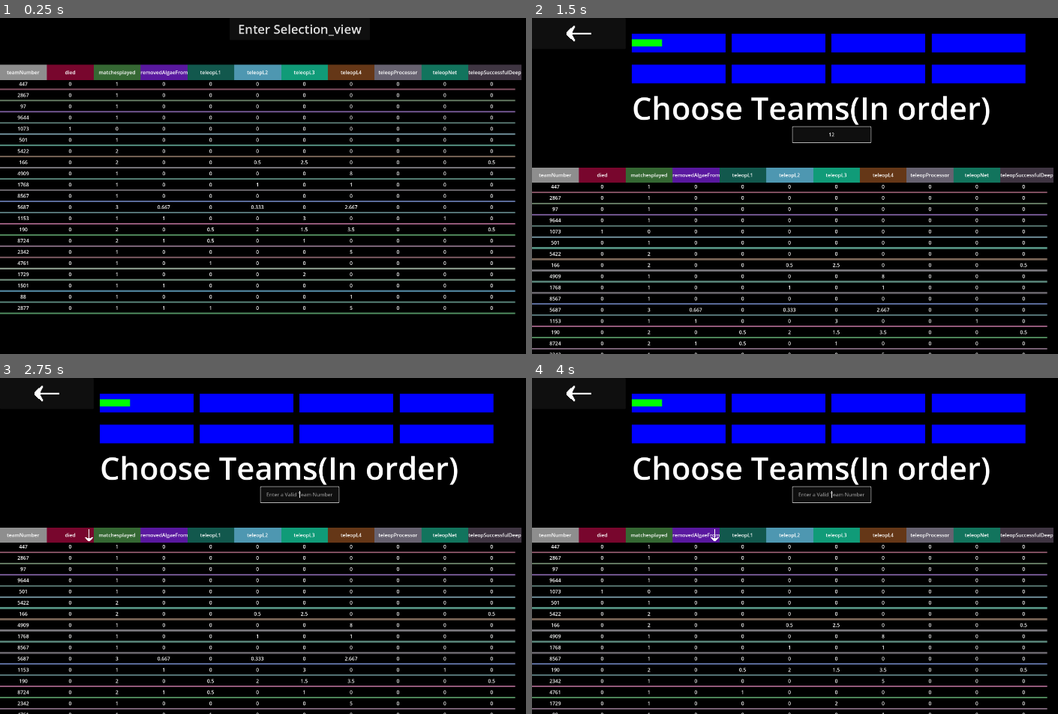
Above: before the commit, frames 1-4 (two rows, left to right).
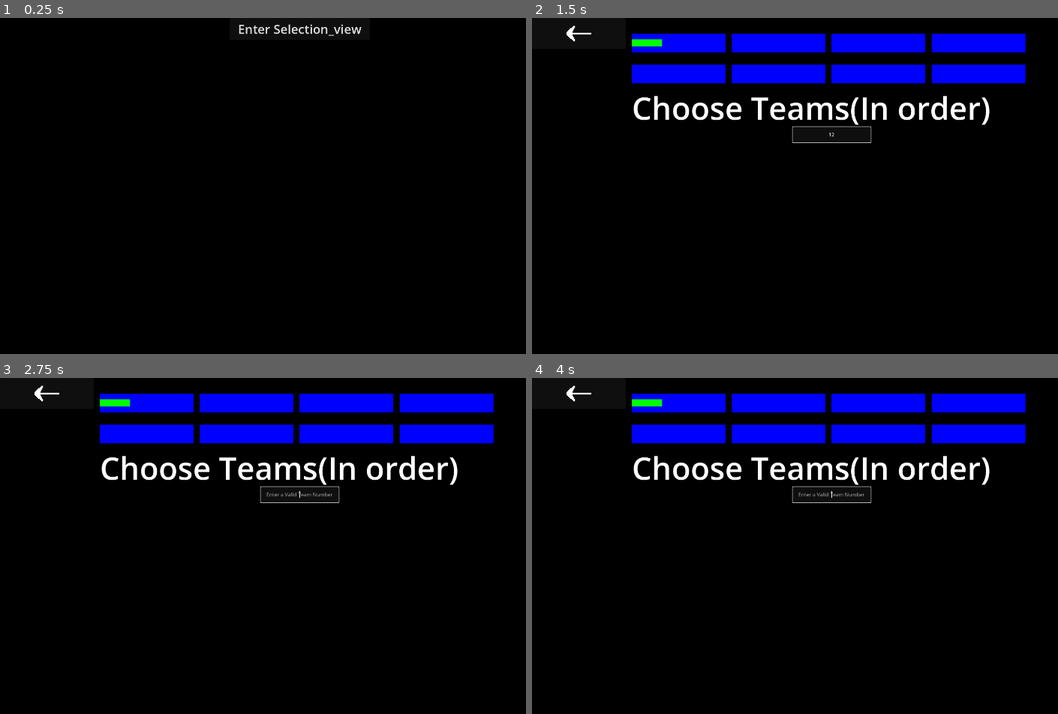
Above: after the commit, the same moments.

Repository: roboblazers7617/FRC-scouting-app
Game: Godot game, scene res://imports.tscn
Same seed, same stepped clock (60 frames per second), same inputs: the game is played once before the commit and once after it.
Inputs (mouse positions are in pixels of both pictures, inside the frame that each line leads up to):
- Up to frame 1 (0.25 s): no input
- Up to frame 2 (1.5 s): click "Enter Selection_view" at 0.5 s; click (831, 135) at 1.27 s; type "12" at 1.35 s
- Up to frame 3 (2.75 s): tap Enter at 2 s; move the mouse to (68, 535) at 2.02 s; click (68, 535) at 2.17 s
- Up to frame 4 (4 s): tap Space at 2.75 s; move the mouse to (647, 535) at 2.77 s; click (647, 535) at 2.92 s; tap Enter at 3.5 s; move the mouse to (700, 535) at 3.52 s; click (700, 535) at 3.67 s

The runs differ from the first frame. In frame 1, 17% of the frame differs, in the area x 0-100%, y 13-89%; in frame 2, 13%; in frame 3, 13%; in frame 4, 13%.
Error after the commit: Out of bounds get index '1' (on base: 'Array') (res://selection_view.gd:9)

Commit message:
added configuration and save data
when you boot the program it will ask if you want to used saved data, otherwise you can drag and drop a json to reconfigure

also some file paths are now stored in settings as opposed to a bunch of random variables

SAVED DATA OMGGGG

Diff:
--- a/chart.gd
+++ b/chart.gd
@@ -41,7 +41,7 @@
 	new_label.horizontal_alignment = 1
 	new_label.vertical_alignment = 1
 	#if the column is not teamNumber, adds a script to sort by that column value whenever the label is clicked
-	if column_name != "teamNumber":
+	if column_name != Settings.team_number_ID:
 		new_label.set_script(column_script)
 	#adds the label as a child of the chart
 	self.add_child(new_label)
@@ -103,10 +103,10 @@
 	new_label.size = Vector2(lblwidth,lblheight)
 	new_label.horizontal_alignment = 1
 	new_label.text = new_value
-	if individual_ready and columns[ID].text == "teamNumber":
+	if individual_ready and columns[ID].text == Settings.team_number_ID:
 		new_label.mouse_filter = 1
 		new_label.set_script(team_number_script)
-	elif selection_ready and columns[ID].text == "teamNumber":
+	elif selection_ready and columns[ID].text == Settings.team_number_ID:
 		new_label.mouse_filter = 1
 		new_label.set_script(selection_number_script)
 	lbllocations[str(ID)].append(new_label)
@@ -134,12 +134,12 @@
 			for i in lbllocations[k]:
 				copy_of_lbllocations[k].append(i.text)
 	var counter:int = 0
-	for x in copy_of_lbllocations[str(columnIDs["teamNumber"])]:
+	for x in copy_of_lbllocations[str(columnIDs[Settings.team_number_ID])]:
 		if x == team_number:
 			index = str(counter)
 			break
 		else:
-			if counter ==copy_of_lbllocations[str(columnIDs["teamNumber"])].size() -1:
+			if counter ==copy_of_lbllocations[str(columnIDs[Settings.team_number_ID])].size() -1:
 				print("not found", "     ", team_number)
 		counter +=1
 	for k in columnIDs.values():
--- a/config.gd
+++ b/config.gd
@@ -22,6 +22,7 @@
 	var filestring = FileAccess.get_file_as_string(save_path)
 	var json_data
 	var spreadsheet
+	print(filestring)
 	if filestring != null:
 		main.hide()
 		use_saved_data.show()
@@ -43,9 +44,9 @@
 		print("path does not lead to a file")
 
 
-
 func files_import(files:Array):
 	if !configured:
+
 		main.show()
 		use_saved_data.hide()
 		configured = true
@@ -81,6 +82,7 @@
 						spreadsheet = spreadsheet.get(i)
 						print(spreadsheet.keys())
 						break
+			Settings.save_spreadsheet(spreadsheet.values()[0])
 			don_t_track.show()
 			track.show()
 			is_team_number_id.show()
@@ -96,9 +98,11 @@
 					Settings.whitelist.append(i)
 				if current_ans == -1:
 					Settings.team_number_ID = i
+					Settings.whitelist.append(i)
 		else:
 			center_text_label.text = "Only a JSON is supported"
 		Settings.save()
+		Settings.save_spreadsheet(spreadsheet)
 		get_tree().change_scene_to_packed(main_scene)
 
 
@@ -126,12 +130,3 @@
 	saved_ans = false
 	use_saved.emit()
 	print("false")
-
-func save_spreadsheet(spreadsheet):
-	var json_string := JSON.stringify(spreadsheet)
-	var file_access := FileAccess.open(spreadsheet_path, FileAccess.WRITE)
-	if not file_access:
-		print("An error happened while saving data: ", FileAccess.get_open_error())
-		return
-	file_access.store_line(json_string)
-	file_access.close()
--- a/imports.gd
+++ b/imports.gd
@@ -1,5 +1,5 @@
 extends Node2D
-var spreadsheet_path:String = "res://spreadsheets/Scouting.json"
+var spreadsheet_path:String = Settings.spreadsheet_path
 var spreadsheet_data
 var sheet_name:String = "2024incmp_qm"
 # Called when the node enters the scene tree for the first time.
@@ -42,11 +42,11 @@
 			var data = summarized_data.get(x)
 			if first_round:
 				first_round = false
-				chart.create_column("teamNumber")
+				chart.create_column(Settings.team_number_ID)
 				for i in data.keys():
 					if i in Settings.whitelist:
 						chart.create_column(i)
-			chart.add_item_to_column(chart.columnIDs["teamNumber"],x)
+			chart.add_item_to_column(chart.columnIDs[Settings.team_number_ID],x)
 			for i in data.keys():
 				if i not in Settings.whitelist:
 					continue
@@ -55,20 +55,24 @@
 
 func summarize_data(spreadsheet_data):
 	var saved_data:Dictionary = {}
+	print(spreadsheet_data.keys())
 	for x in spreadsheet_data.keys():
 		var data = spreadsheet_data.get(str(x))
-		if str(data["teamNumber"]) in saved_data.keys():
+		if str(data[Settings.team_number_ID]) in saved_data.keys():
 			for i in data.keys():
-				if i in Settings.whitelist and i != "teamNumber" and data["died"] != 1 or i == "died" :
-					saved_data[str(data["teamNumber"])][i]+=int(data[i])
+				if i in Settings.whitelist and i != Settings.team_number_ID and data["died"] != 1 or i == "died" :
+					saved_data[str(data[Settings.team_number_ID])][i]+=int(data[i])
 			if int(data["died"])!=1:
-				saved_data[str(data["teamNumber"])]["matchesplayed"]+=1
-		elif str(data["teamNumber"]) not in saved_data.keys():
-			if str(data["teamNumber"]) in Settings.current_teams:
+				saved_data[str(data[Settings.team_number_ID])]["matchesplayed"]+=1
+		elif str(data[Settings.team_number_ID]) not in saved_data.keys():
+			if str(data[Settings.team_number_ID]) in Settings.current_teams:
 				var new_dict:Dictionary = {}
 				for i in data.keys():
-					if i in Settings.whitelist and i != "teamNumber":
-						if data["died"] != 1 or  i == "died":
+					if i in Settings.whitelist and i != Settings.team_number_ID:
+						if data["died"] != 1 or  i == "died" and i in Settings.whitelist:
+							print(data[i])
+							print(i)
+							print(Settings.whitelist)
 							new_dict[i]=int(data[i])
 						else:
 							new_dict[i] = 0
@@ -76,7 +80,7 @@
 							new_dict["matchesplayed"]=0
 						else:
 							new_dict["matchesplayed"]=1
-				saved_data[str(data["teamNumber"])] = new_dict
+				saved_data[str(data[Settings.team_number_ID])] = new_dict
 	for x in saved_data.keys():
 		for y in saved_data[x].keys():
 			if y != "matchesplayed" and y!= "died":
--- a/individual_view.gd
+++ b/individual_view.gd
@@ -1,6 +1,6 @@
 extends Node2D
 @onready var title: Label = %title
-var spreadsheet_path:String = "res://spreadsheets/Scouting.json"
+var spreadsheet_path:String = Settings.spreadsheet_path
 var spreadsheet_data:Dictionary
 @onready var chart: chart = %chart
 @onready var button: Button = %Button
@@ -18,7 +18,7 @@
 	var tracked_matches:Array = []
 	title.text = team
 	for i in spreadsheet_data.keys():
-		if str(spreadsheet_data[i]["teamNumber"]) == team:
+		if str(spreadsheet_data[i][Settings.team_number_ID]) == team:
 			tracked_matches.append(i)
 	for i in spreadsheet_data[tracked_matches[0]].keys():
 			if i in Settings.whitelist:
--- a/selection_view.gd
+++ b/selection_view.gd
@@ -1,5 +1,5 @@
 extends Node2D
-var spreadsheet_path:String = "res://spreadsheets/Scouting.json"
+var spreadsheet_path:String = Settings.spreadsheet_path
 var spreadsheet_data
 var sheet_name:String = "2024incmp_qm"
 # Called when the node enters the scene tree for the first time.
@@ -43,11 +43,11 @@
 			var data = summarized_data.get(x)
 			if first_round:
 				first_round = false
-				chart.create_column("teamNumber")
+				chart.create_column(Settings.team_number_ID)
 				for i in data.keys():
 					if i in Settings.whitelist:
 						chart.create_column(i)
-			chart.add_item_to_column(chart.columnIDs["teamNumber"],x)
+			chart.add_item_to_column(chart.columnIDs[Settings.team_number_ID],x)
 			for i in data.keys():
 				if i not in Settings.whitelist:
 					continue
@@ -62,17 +62,17 @@
 	var saved_data:Dictionary = {}
 	for x in spreadsheet_data.keys():
 		var data = spreadsheet_data.get(str(x))
-		if str(data["teamNumber"]) in saved_data.keys():
+		if str(data[Settings.team_number_ID]) in saved_data.keys():
 			for i in data.keys():
-				if i in Settings.whitelist and i != "teamNumber" and data["died"] != 1 or i == "died" :
-					saved_data[str(data["teamNumber"])][i]+=int(data[i])
+				if i in Settings.whitelist and i != Settings.team_number_ID and data["died"] != 1 or i == "died" :
+					saved_data[str(data[Settings.team_number_ID])][i]+=int(data[i])
 			if int(data["died"])!=1:
-				saved_data[str(data["teamNumber"])]["matchesplayed"]+=1
+				saved_data[str(data[Settings.team_number_ID])]["matchesplayed"]+=1
 		else:
-			if str(data["teamNumber"]) in Settings.current_teams:
+			if str(data[Settings.team_number_ID]) in Settings.current_teams:
 				var new_dict:Dictionary = {}
 				for i in data.keys():
-					if i in Settings.whitelist and i != "teamNumber":
+					if i in Settings.whitelist and i != Settings.team_number_ID:
 						if data["died"] != 1 or  i == "died":
 							new_dict[i]=int(data[i])
 						else:
@@ -81,7 +81,7 @@
 							new_dict["matchesplayed"]=0
 						else:
 							new_dict["matchesplayed"]=1
-				saved_data[str(data["teamNumber"])] = new_dict
+				saved_data[str(data[Settings.team_number_ID])] = new_dict
 	for x in saved_data.keys():
 		for y in saved_data[x].keys():
 			if y != "matchesplayed" and y!= "died":
--- a/settings.gd
+++ b/settings.gd
@@ -1,10 +1,9 @@
 extends Node
-var whitelist:Array = ["teamNumber","died","removedAlgaeFromReef","teleopSuccessfulDeep","teleopL4","teleopL3","teleopProcessor",
-"teleopNet","teleopL2","teleopL1","matchesplayed"]
+var whitelist:Array = []
 var current_teams:Array = ["447","2867","97","9644","1073","501","5422","166","4909","1768"
 ,"8567","5687","1153","190","8724","2342","4761","1729","1501","88","2877"]
-var team_number_ID:String = "teamNumber"
-var spreadsheet_path:="user://frc_scouting_app_spreadsheet_data.json"
+var team_number_ID:String
+var spreadsheet_path="user://frc_scouting_app_spreadsheet_data.json"
 var save_path := "user://frc_scouting_app_save_data.json"
 var spreadsheet
 var save_data:Dictionary = {
@@ -22,7 +21,18 @@
 	var json_string := JSON.stringify(save_data)
 
   # We will need to open/create a new file for this data string
+	DirAccess.remove_absolute(save_path)
 	var file_access := FileAccess.open(save_path, FileAccess.WRITE)
+	if not file_access:
+		print("An error happened while saving data: ", FileAccess.get_open_error())
+		return
+	file_access.store_line(json_string)
+	file_access.close()
+
+func save_spreadsheet(spreadsheet:Dictionary):
+	DirAccess.remove_absolute(spreadsheet_path)
+	var json_string := JSON.stringify(spreadsheet)
+	var file_access := FileAccess.open(spreadsheet_path, FileAccess.WRITE)
 	if not file_access:
 		print("An error happened while saving data: ", FileAccess.get_open_error())
 		return
Renamed: spreadsheets/Scouting.json -> Assets/Scouting.json
Renamed: spreadsheets/oldScouting.json -> Assets/oldScouting.json
